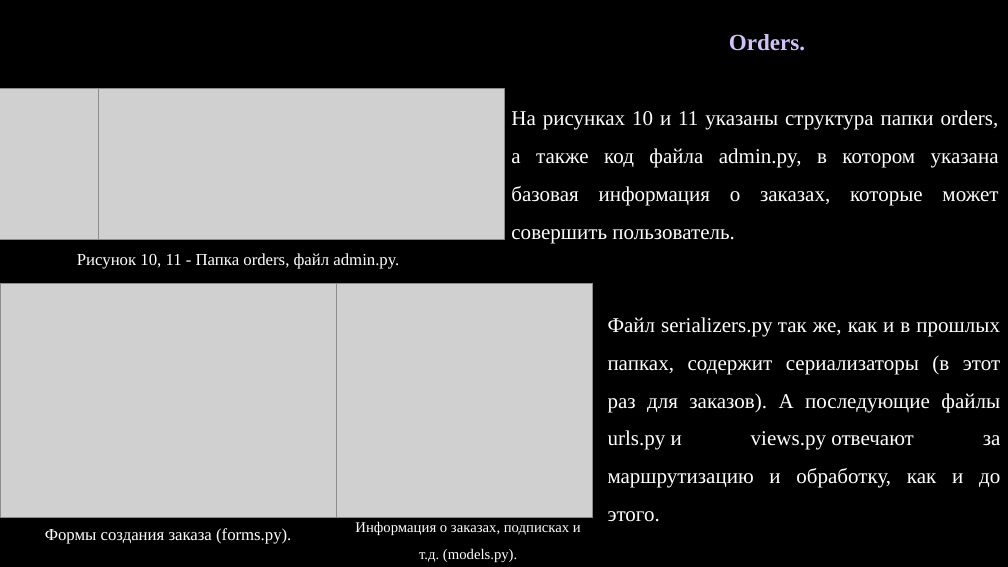
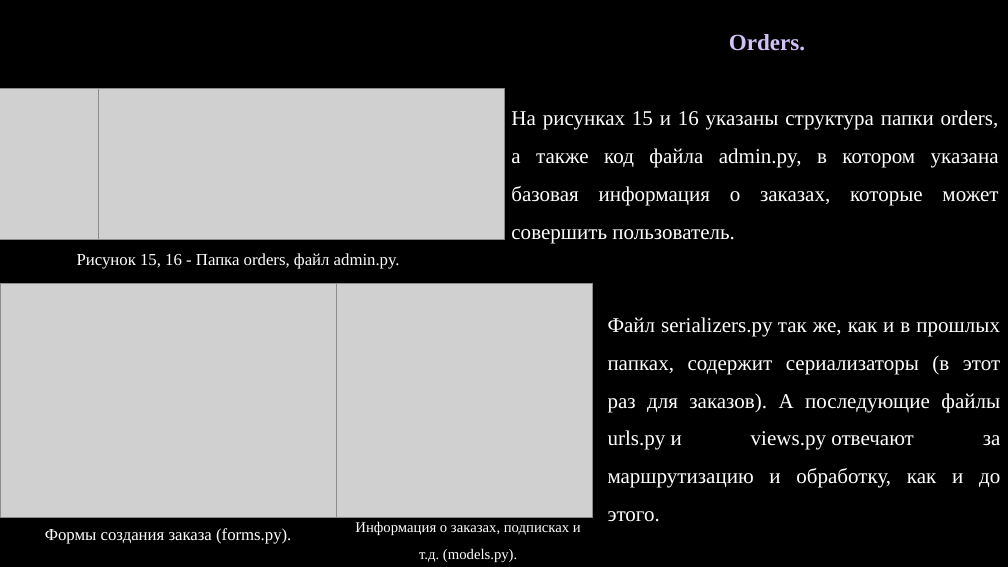
Before and after one commit to n1lhsss/YP04, a slide deck: slide 10 of Презентация Microsoft PowerPoint.pptx (slide 6 before the commit). Drawn at 1008x567 pixels with LibreOffice and Linux fonts; fonts in the diff are those of the drawing; grey boxes stand for pictures; background and template pictures are left out. Boxes give left, top, right and bottom in pixels: in the first picture for what was removed or moved away, otherwise in the second. Text is boxed around its words. In the diff, an @@ line names an element or a change of style, - is before the commit and + after.

```diff
--- a/Презентация Microsoft PowerPoint.pptx
+++ b/Презентация Microsoft PowerPoint.pptx
@@ text at box(511, 110, 999, 243): text changed @@
-На рисунках 10 и 11 указаны структура папки orders, а также код файла admin.py, в котором указана базовая информация о заказах, которые может совершить пользователь.
+На рисунках 15 и 16 указаны структура папки orders, а также код файла admin.py, в котором указана базовая информация о заказах, которые может совершить пользователь.
@@ text at box(77, 253, 400, 269): text changed @@
-Рисунок 10, 11 - Папка orders, файл admin.py.
+Рисунок 15, 16 - Папка orders, файл admin.py.
```
Also in this commit, not shown: 7 other slides changed, 4 slides added, 2 other files.
